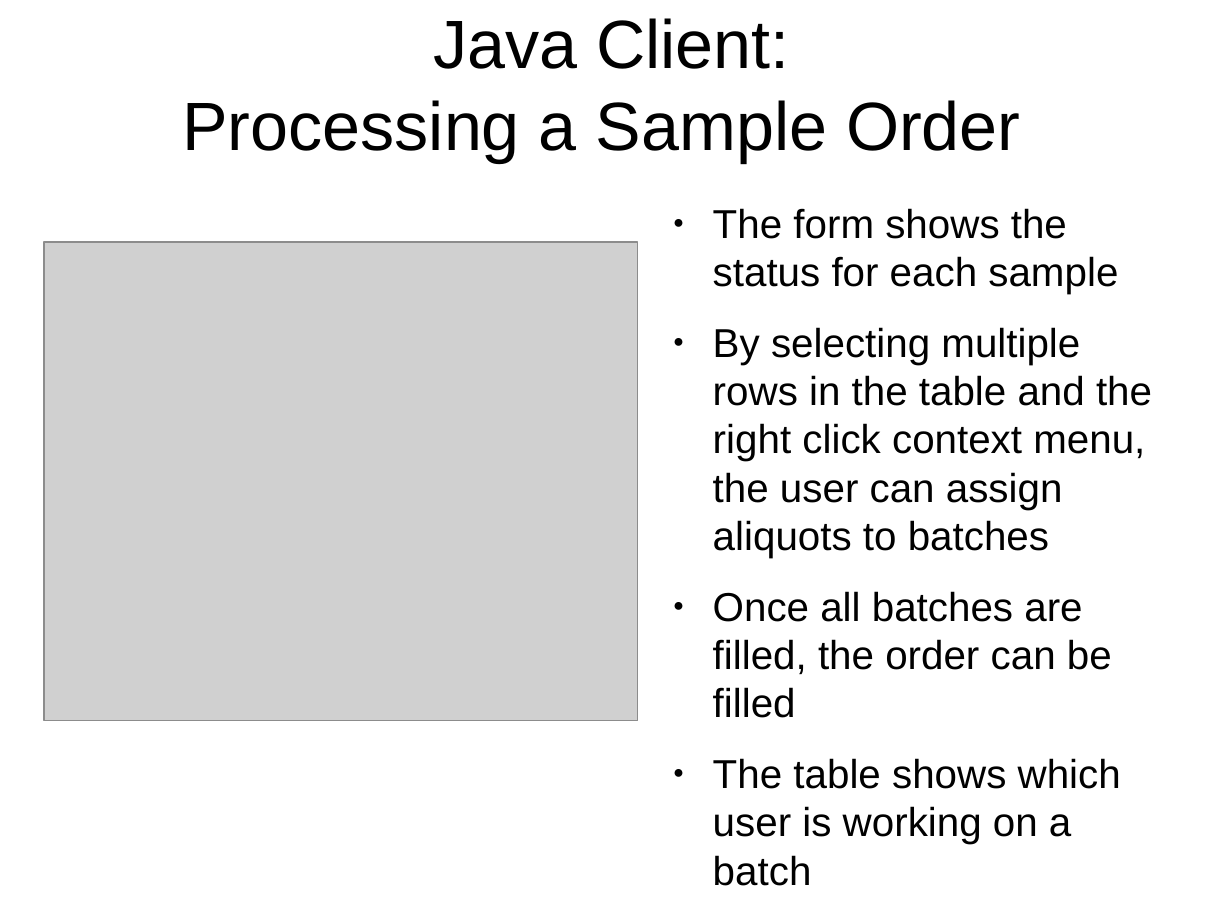
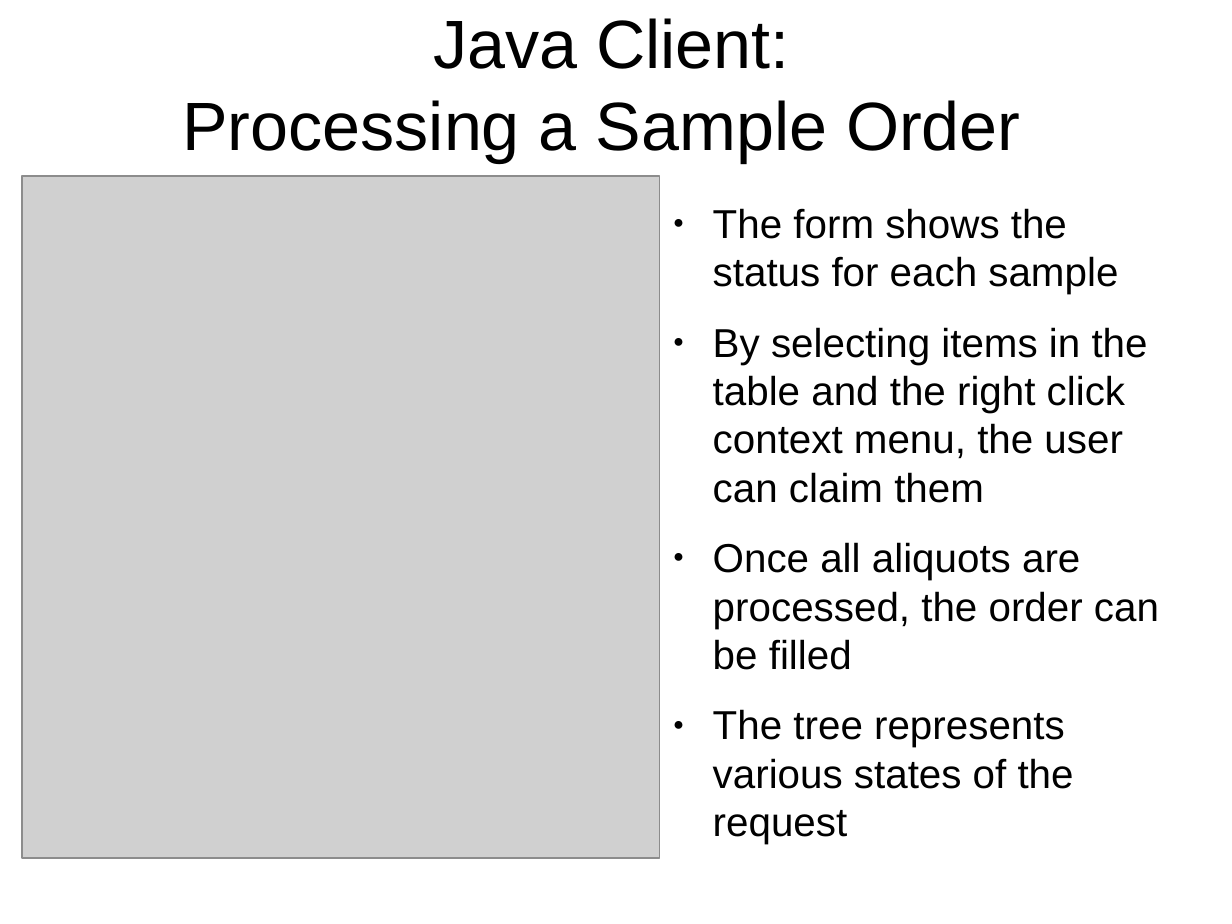
Before and after one commit to CBSR-Biobank/biobank, a slide deck: slide 7 of docs/sampleRequestFlowcharts.odp (slide 11 before the commit). Drawn at 1232x924 pixels with LibreOffice and Linux fonts; fonts in the diff are those of the drawing; grey boxes stand for pictures. Boxes give left, top, right and bottom in pixels: in the first picture for what was removed or moved away, otherwise in the second. Text is boxed around its words. In the diff, an @@ line names an element or a change of style, - is before the commit and + after.

Commit message:
improved slides

```diff
--- a/docs/sampleRequestFlowcharts.odp
+++ b/docs/sampleRequestFlowcharts.odp
@@ picture: place and size @@
-picture at [44, 243, 637, 721]
+picture at [22, 176, 661, 857]
@@ text at [713, 327, 1159, 844]: text changed @@
-● By selecting multiple rows in the table and the right click context menu, the user can assign aliquots to batches
-● Once all batches are filled, the order can be filled
-● The table shows which user is working on a batch
+● By selecting items in the table and the right click context menu, the user can claim them
+● Once all aliquots are processed, the order can be filled
+● The tree represents various states of the request
```
Also in this commit, not shown: 2 other slides changed, 1 slide removed, 4 other files.
